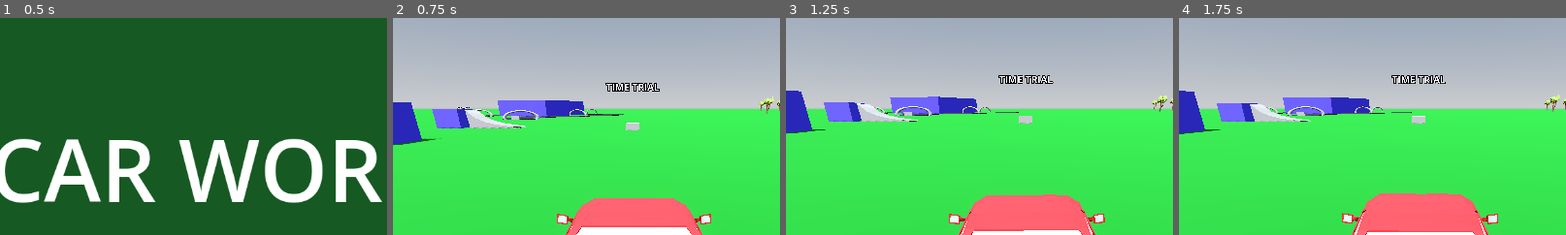
Above: before the commit, frames 1-4 (left to right).
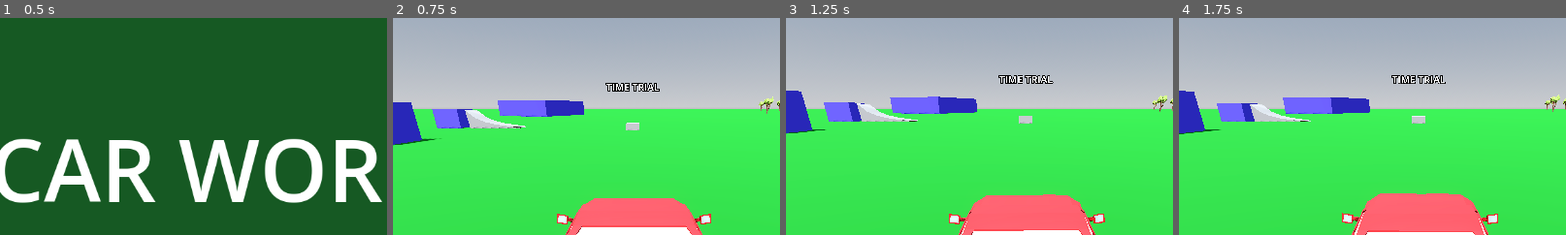
Above: after the commit, the same moments.

Repository: mje819/CarWorld
Game: Godot game, scene res://StartScreen/start_screen.tscn
Same seed, same stepped clock (60 frames per second), same inputs: the game is played once before the commit and once after it.
Inputs:
- Up to frame 1 (0.5 s): no input
- Up to frame 2 (0.75 s): click "START" at 0.5 s
- Up to frame 3 (1.25 s): no input
- Up to frame 4 (1.75 s): hold D (turn_right) from 1.28 s (still down)
The pictures show only the part of the screen within x 19-69%, y 0-50%; the shares and areas given below are measured in that part.

Frame 1 is identical in both runs. In frame 2, 0.5% of the frame differs, in the area x 16-60%, y 41-47%; in frame 3, 0.4%; in frame 4, 0.4%.

Commit message:
add lose screen and reset

Diff:
--- /dev/null
+++ b/LoseScreen/lose_screen.gd
@@ -0,0 +1,12 @@
+extends Control
+
+
+
+
+func _on_reset_button_pressed() -> void:
+	get_tree().change_scene_to_file("res://StartScreen/start_screen.tscn")
+
+
+
+func _on_quit_button_pressed() -> void:
+	get_tree().quit()
--- /dev/null
+++ b/LoseScreen/lose_screen.tscn
@@ -0,0 +1,75 @@
+[gd_scene format=3 uid="uid://bxib7jodssga"]
+
+[ext_resource type="Script" uid="uid://c6jrwbysweuqo" path="res://LoseScreen/lose_screen.gd" id="1_a0ge5"]
+
+[sub_resource type="LabelSettings" id="LabelSettings_p4grc"]
+font_size = 128
+
+[node name="LoseScreen" type="Control" unique_id=1091497418]
+layout_mode = 3
+anchors_preset = 15
+anchor_right = 1.0
+anchor_bottom = 1.0
+grow_horizontal = 2
+grow_vertical = 2
+script = ExtResource("1_a0ge5")
+
+[node name="ColorRect" type="ColorRect" parent="." unique_id=28837061]
+layout_mode = 1
+anchors_preset = 15
+anchor_right = 1.0
+anchor_bottom = 1.0
+grow_horizontal = 2
+grow_vertical = 2
+color = Color(0.6, 0.078431375, 0.078431375, 1)
+
+[node name="Label" type="Label" parent="." unique_id=43593120]
+layout_mode = 1
+anchors_preset = 8
+anchor_left = 0.5
+anchor_top = 0.5
+anchor_right = 0.5
+anchor_bottom = 0.5
+offset_left = -301.5
+offset_top = -188.0
+offset_right = 301.5
+offset_bottom = -13.0
+grow_horizontal = 2
+grow_vertical = 2
+text = "YOU DIED"
+label_settings = SubResource("LabelSettings_p4grc")
+
+[node name="ResetButton" type="Button" parent="." unique_id=1473528695]
+layout_mode = 1
+anchors_preset = 8
+anchor_left = 0.5
+anchor_top = 0.5
+anchor_right = 0.5
+anchor_bottom = 0.5
+offset_left = -121.0
+offset_top = 52.0
+offset_right = 121.0
+offset_bottom = 137.0
+grow_horizontal = 2
+grow_vertical = 2
+theme_override_font_sizes/font_size = 56
+text = "RESTART"
+
+[node name="QuitButton" type="Button" parent="." unique_id=1173186729]
+layout_mode = 1
+anchors_preset = 8
+anchor_left = 0.5
+anchor_top = 0.5
+anchor_right = 0.5
+anchor_bottom = 0.5
+offset_left = -41.75
+offset_top = 197.0
+offset_right = 43.25
+offset_bottom = 250.0
+grow_horizontal = 2
+grow_vertical = 2
+theme_override_font_sizes/font_size = 32
+text = "QUIT	"
+
+[connection signal="pressed" from="ResetButton" to="." method="_on_reset_button_pressed"]
+[connection signal="pressed" from="QuitButton" to="." method="_on_quit_button_pressed"]
--- a/World/world.tscn
+++ b/World/world.tscn
@@ -106,6 +106,7 @@
 shape = SubResource("BoxShape3D_bkhv4")
 
 [node name="Track1" parent="TimeTrialStart" unique_id=1196417104 instance=ExtResource("4_3f78f")]
+visible = false
 
 [node name="TimeTrialStart2" parent="." unique_id=1114075049 node_paths=PackedStringArray("track") instance=ExtResource("3_j8job")]
 transform = Transform3D(1, 0, 0, 0, 1, 0, 0, 0, 1, 9.815323, 0, -32.796383)
@@ -116,6 +117,7 @@
 text = "TIME TRIAL 2"
 
 [node name="Track2" parent="TimeTrialStart2" unique_id=1927837917 instance=ExtResource("5_k8do8")]
+visible = false
 
 [node name="Ramp" type="CSGPolygon3D" parent="." unique_id=918745583]
 transform = Transform3D(1, 0, 0, 0, 1, 0, 0, 0, 1, 10.59, 0, 4.344)
--- a/car/car.gd
+++ b/car/car.gd
@@ -11,7 +11,8 @@
 
 
 func _ready() -> void:
-	pass
+	CarManager.health     = CarManager.max_health
+	CarManager.engine_power = CarManager.max_power
 
 func _physics_process(delta: float) -> void:
 	engine_force = -Input.get_axis("accelerate","brake") * CarManager.engine_power
--- a/car/car_manager.gd
+++ b/car/car_manager.gd
@@ -27,14 +27,16 @@
 
 func _process(_delta: float) -> void:
 	# Maybe only for testing
-	#if Input.is_action_just_pressed("reset"):
+	if Input.is_action_just_pressed("reset"):
 		#health = max_health
 		#engine_power = max_power
-		#get_tree().reload_current_scene()
-	pass
+		get_tree().reload_current_scene()
+	#pass
 
 func take_damage() -> void:
 	health -= 1
 	engine_power -= 15
 	#health_label.text = "Health: " + str(health)
 	hurt_car.emit(health)
+	if health == 0:
+		get_tree().change_scene_to_file("res://LoseScreen/lose_screen.tscn")
Not shown, added: LoseScreen/lose_screen.gd.uid
